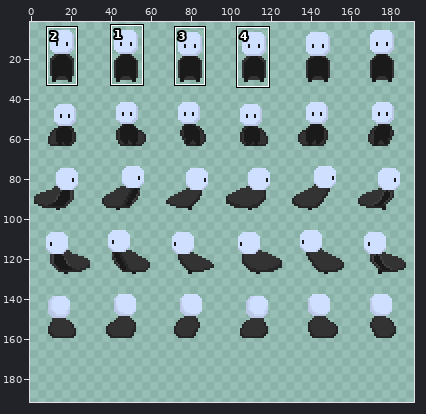
One commit to this sprite sheet: Assets/Hra/Sprites/Globals/Player/Character.png. The picture above shows the old version from afar; the outline marks the close-up.
Close-up. Before the edit:
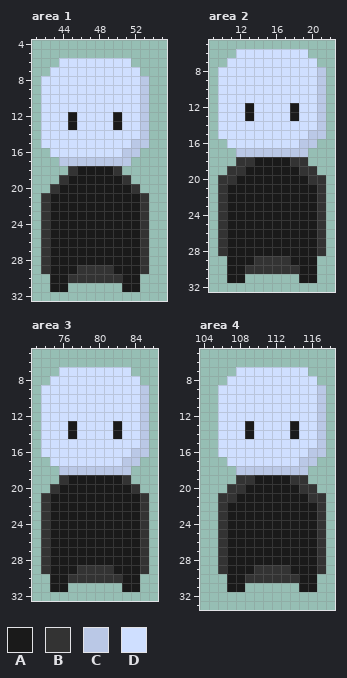
The file is 192x160 pixels. Colours within 5 levels of each other are drawn and written as one. Shown: area 1: x 41..55, y 4..32; area 2: x 9..22, y 5..32; area 3: x 73..86, y 5..32; area 4: x 104..118, y 5..33. The old version is drawn lined up with the new one, on the new canvas. The wide view leaves out empty margins. The commit also changed other parts of the picture, which this record leaves out.
Palette (. is transparent): A #1a1a1a  B #333333  C #bac8e6  D #cfdfff
Pixels before, area 1, first column x 42:
 6 ..DDDDDDDD..
 7 .DDDDDDDDDD.
 8 DDDDDDDDDDDC
 9 DDDDDDDDDDDC
10 DDDDDDDDDDDC
11 DDDDDDDDDDDC
12 DDDADDDDADDC
13 DDDADDDDADDC
14 DDDDDDDDDDDC
15 DDDDDDDDDDCC
16 .DDDDDDDDCC.
17 ..CCCCCCCC..
18 ...BAAAAB...
19 ..BAAAAAAB..
20 .BAAAAAAAAB.
21 BAAAAAAAAAAB
22 BAAAAAAAAAAB
23 BAAAAAAAAAAB
24 BAAAAAAAAAAB
25 BAAAAAAAAAAB
26 BAAAAAAAAAAB
27 BAAAAAAAAAAB
28 BAAAAAAAAAAB
29 BAAABBBBAAAB
30 .AABBBBBBAA.
31 .AA......AA.
Pixels before, area 2, first column x 10:
 6 ..DDDDDDDD..
 7 .DDDDDDDDDD.
 8 DDDDDDDDDDDC
 9 DDDDDDDDDDDC
10 DDDDDDDDDDDC
11 DDDDDDDDDDDC
12 DDDADDDDADDC
13 DDDADDDDADDC
14 DDDDDDDDDDDC
15 DDDDDDDDDDCC
16 .DDDDDDDDCC.
17 ..CCCCCCCC..
18 ..BBAAAABB..
19 .BBAAAAAABB.
20 BBAAAAAAAABB
21 BAAAAAAAAAAB
22 BAAAAAAAAAAB
23 BAAAAAAAAAAB
24 BAAAAAAAAAAB
25 BAAAAAAAAAAB
26 BAAAAAAAAAAB
27 BAAAAAAAAAAB
28 BAAAAAAAAAAB
29 .AAABBBBAAA.
30 .AABBBBBBAA.
31 .AA......AA.
Pixels before, area 3, first column x 74:
 7 ..DDDDDDDD..
 8 .DDDDDDDDDD.
 9 DDDDDDDDDDDC
10 DDDDDDDDDDDC
11 DDDDDDDDDDDC
12 DDDDDDDDDDDC
13 DDDADDDDADDC
14 DDDADDDDADDC
15 DDDDDDDDDDDC
16 DDDDDDDDDDCC
17 .DDDDDDDDCC.
18 ..CCCCCCCC..
19 ..BAAAAAAB..
20 .BAAAAAAAAB.
21 BAAAAAAAAAAB
22 BAAAAAAAAAAB
23 BAAAAAAAAAAB
24 BAAAAAAAAAAB
25 BAAAAAAAAAAB
26 BAAAAAAAAAAB
27 BAAAAAAAAAAB
28 BAAAAAAAAAAB
29 BAAABBBBAAAB
30 .AABBBBBBAA.
31 .AA......AA.
Pixels before, area 4, first column x 106:
 7 ..DDDDDDDD..
 8 .DDDDDDDDDD.
 9 DDDDDDDDDDDC
10 DDDDDDDDDDDC
11 DDDDDDDDDDDC
12 DDDDDDDDDDDC
13 DDDADDDDADDC
14 DDDADDDDADDC
15 DDDDDDDDDDDC
16 DDDDDDDDDDCC
17 .DDDDDDDDCC.
18 ..CCCCCCCC..
19 ..BBAAAABB..
20 .BBAAAAAABB.
21 BBAAAAAAAABB
22 BAAAAAAAAAAB
23 BAAAAAAAAAAB
24 BAAAAAAAAAAB
25 BAAAAAAAAAAB
26 BAAAAAAAAAAB
27 BAAAAAAAAAAB
28 BAAAAAAAAAAB
29 BAAABBBBAAAB
30 .AABBBBBBAA.
31 .AA......AA.
And afterwards:
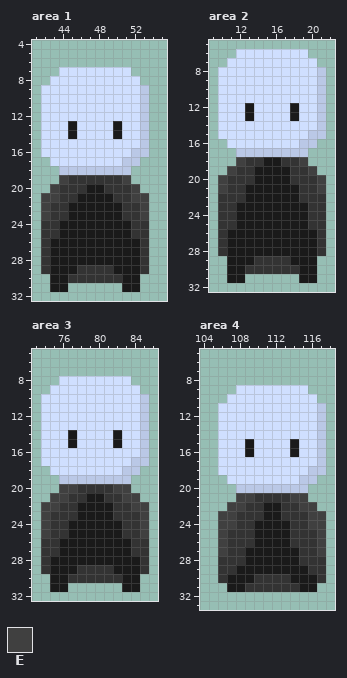
Colours new in this view: E #404040
The exact change:
canvas 192x160 -> 192x192
Changed rows in their new state; - is an unchanged pixel.
Area 1:
first column x 42:
 6 --........--
 7 -.--------.-
 8 .----------.
first column x 42:
12 ---D----D---
14 ---A----A---
15 ----------D-
16 D--------D-C
17 -DDDDDDDD-C-
18 --CCCCCCCC--
19 --EBBBBBBE--
20 -EBBB--BBBE-
21 EEBB----BBEE
22 EBB------BBE
23 EBB------BBE
24 -B--------B-
25 -B--------B-
Area 2:
first column x 10:
18 --E-B--B-E--
19 -E-B----B-E-
20 E-BB----BB-E
21 EBB------BBE
22 -BB------BB-
23 -B--------B-
24 -B--------B-
25 -B--------B-
Area 3:
first column x 74:
 7 --........--
 8 -.--------.-
 9 .----------.
first column x 74:
13 ---D----D---
15 ---A----A---
16 ----------D-
17 D--------D-C
18 -DDDDDDDD-C-
19 --CCCCCCCC--
20 -.EEBBBBEE.-
21 .EEBB--BBEE.
22 EEBB----BBEE
23 EBBB----BBBE
24 EBB------BBE
25 EBB------BBE
26 -B--------B-
27 -B--------B-
Area 4:
first column x 106:
 7 --........--
 8 -..........-
 9 ..--------..
10 .----------.
13 ---D----D---
14 ---D----D---
15 ---A----A---
16 ---A----A-D-
17 D--------DDC
18 DDDDDDDDDDCC
19 -DDDDDDDDCC-
20 -.CCCCCCCC.-
21 ..EEBBBBEE..
22 .EEBB--BBEE.
23 EEBBB--BBBEE
24 EEBB----BBEE
25 EBBB----BBBE
26 EBBB----BBBE
27 EBB------BBE
28 -BB------BB-
29 -B--AAAA--B-
30 B--A----A--B
31 ---BBBBBB---
Pixel boxes of the changes (left, top, right, bottom) in both close-ups:
changed: (41, 58, 149, 238)
changed: (218, 157, 326, 229)
changed: (41, 367, 149, 556)
changed: (218, 367, 326, 592)
